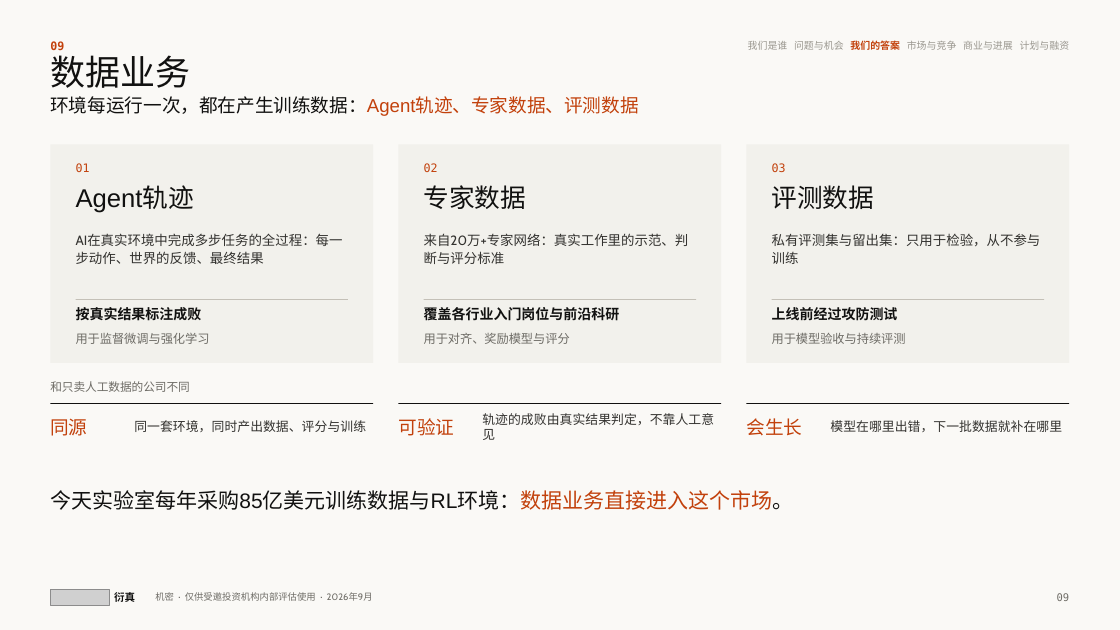
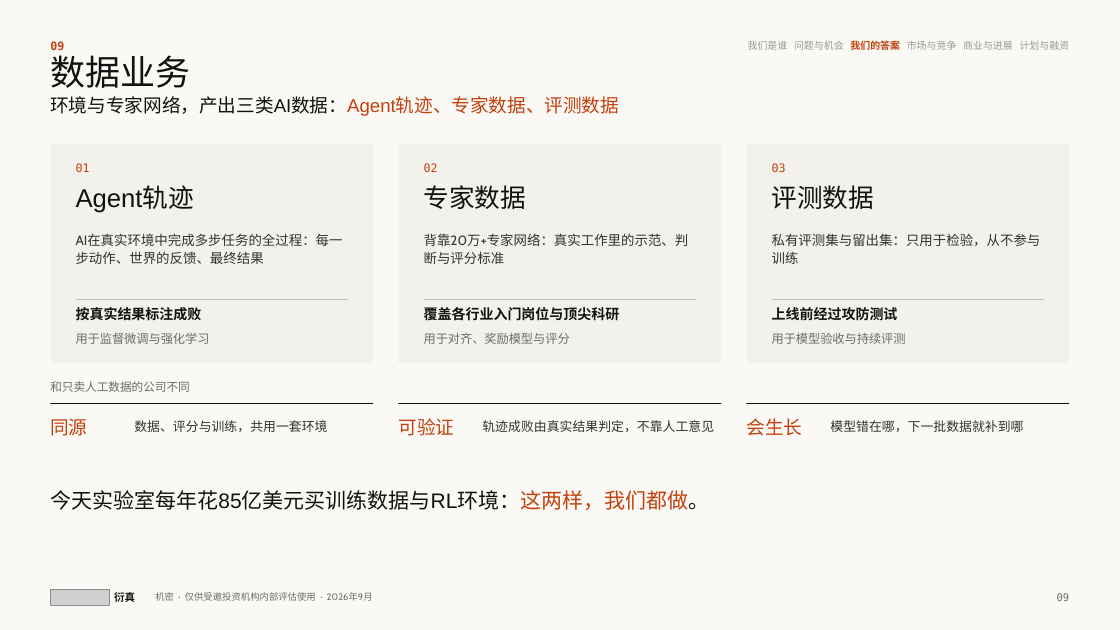
Before and after one commit to wangchen0802/Delta1, a slide deck: slide 9 of SimReal-BP-v27.pptx. Drawn at 1120x630 pixels with LibreOffice and Linux fonts; fonts in the diff are those of the drawing; grey boxes stand for pictures. Boxes give left, top, right and bottom in pixels: in the first picture for what was removed or moved away, otherwise in the second. Text is boxed around its words. In the diff, an @@ line names an element or a change of style, - is before the commit and + after.

```diff
--- a/SimReal-BP-v27.pptx
+++ b/SimReal-BP-v27.pptx
@@ text at [50,96,619,116]: text changed @@
-环境每运行一次，都在产生训练数据：Agent轨迹、专家数据、评测数据
+环境与专家网络，产出三类AI数据：Agent轨迹、专家数据、评测数据
@@ text at [424,233,689,264]: text changed @@
-来自20万+专家网络：真实工作里的示范、判断与评分标准
+背靠20万+专家网络：真实工作里的示范、判断与评分标准
@@ text at [424,307,620,321]: text changed @@
-覆盖各行业入门岗位与前沿科研
+覆盖各行业入门岗位与顶尖科研
@@ text at [134,420,327,432]: text changed @@
-同一套环境，同时产出数据、评分与训练
+数据、评分与训练，共用一套环境
@@ text at [482,420,714,432]: text changed @@
-轨迹的成败由真实结果判定，不靠人工意见
+轨迹成败由真实结果判定，不靠人工意见
@@ text at [830,420,1023,432]: text changed @@
-模型在哪里出错，下一批数据就补在哪里
+模型错在哪，下一批数据就补到哪
@@ text at [50,490,709,510]: text changed @@
-今天实验室每年采购85亿美元训练数据与RL环境：数据业务直接进入这个市场。
+今天实验室每年花85亿美元买训练数据与RL环境：这两样，我们都做。
```
Also in this commit, not shown: 15 other slides changed, 3 other files.
